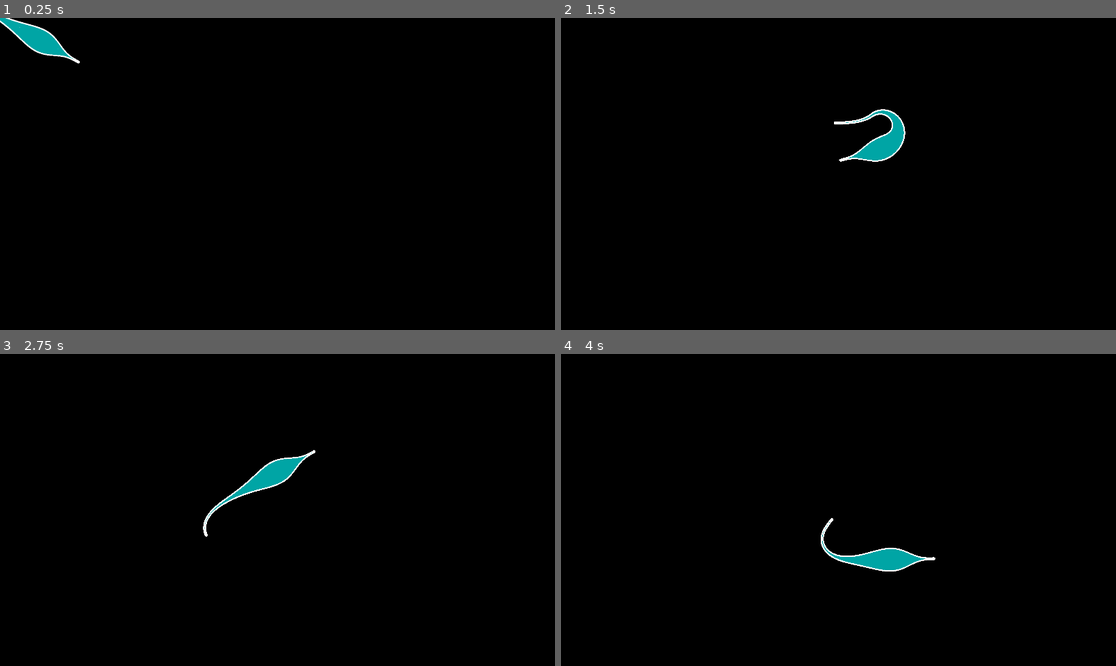
Above: before the commit, frames 1-4 (two rows, left to right).
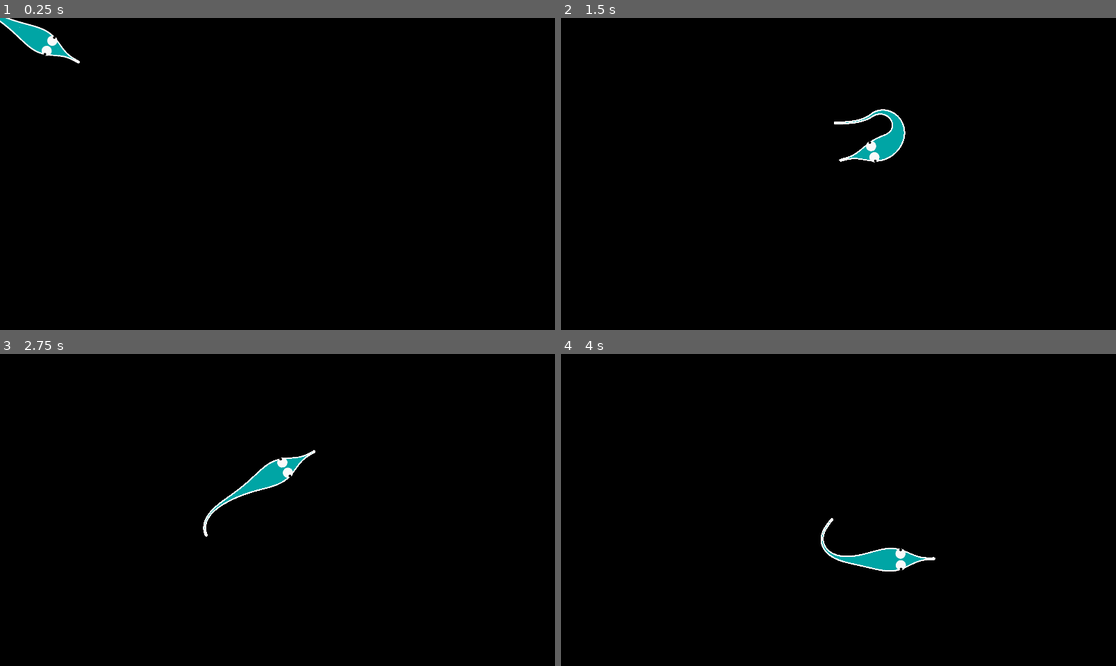
Above: after the commit, the same moments.

Repository: weedleeedle/worm-game
Game: Godot game, scene res://scene/main_scene/main_scene.tscn
The game is run twice, just before and just after one commit, with the same random seed, the same clock (stepped at 60 frames per second) and the same inputs.
Inputs (mouse positions are in pixels of both pictures, inside the frame that each line leads up to):
- Up to frame 1 (0.25 s): no input
- Up to frame 2 (1.5 s): move the mouse to (960, 158) at 0.52 s; move the mouse to (727, 189) at 1.27 s
- Up to frame 3 (2.75 s): move the mouse to (333, 441) at 2.02 s
- Up to frame 4 (4 s): move the mouse to (810, 572) at 2.77 s; move the mouse to (1005, 556) at 3.52 s

The runs differ from the first frame. In frame 1, 0.1% of the frame differs, in the area x 7-11%, y 5-13%; in frame 2, less than 0.1%; in frame 3, less than 0.1%; in frame 4, less than 0.1%.

Commit message:
Added accessory back in main scene

Diff:
--- a/scene/main_scene/main_scene.tscn
+++ b/scene/main_scene/main_scene.tscn
@@ -6,6 +6,8 @@
 [ext_resource type="Script" uid="uid://bubfxjvewqaj8" path="res://src/segment_constraints/segment_constraint.gd" id="4_bxhx3"]
 [ext_resource type="Script" uid="uid://df5fvyk41gl1y" path="res://src/segment_constraints/distance_constraint.gd" id="5_n4opw"]
 [ext_resource type="Script" uid="uid://bveufj3y2tke7" path="res://src/segment_constraints/angle_constraint.gd" id="6_1psi4"]
+[ext_resource type="Script" uid="uid://bmgkh06h8vagm" path="res://src/accessories/accessory.gd" id="7_abis2"]
+[ext_resource type="Script" uid="uid://phelohebufk8" path="res://src/accessories/scene_accessory.gd" id="8_gbtja"]
 [ext_resource type="Script" uid="uid://cwnncqtaoeyah" path="res://src/segment_constraints/follow_mouse_constraint.gd" id="9_bxhx3"]
 [ext_resource type="PackedScene" uid="uid://dn6j6tynciqx7" path="res://component/body_renderer/body_renderer.tscn" id="9_nbf3l"]
 [ext_resource type="Script" uid="uid://cai3g7scdoai3" path="res://src/outline/outline.gd" id="10_caomg"]
@@ -31,6 +33,12 @@
 sub_constraints = Array[ExtResource("4_bxhx3")]([SubResource("Resource_wfqtb"), SubResource("Resource_co2fn"), SubResource("Resource_caomg")])
 metadata/_custom_type_script = "uid://c36u81uwa6gu0"
 
+[sub_resource type="Resource" id="Resource_bxhx3"]
+script = ExtResource("8_gbtja")
+custom_model_scene = "uid://yjdocj0aocbt"
+placement = 0.2
+metadata/_custom_type_script = "uid://phelohebufk8"
+
 [sub_resource type="Resource" id="Resource_rdy5v"]
 script = ExtResource("10_caomg")
 outline_color = Color(1, 1, 1, 1)
@@ -51,6 +59,7 @@
 [node name="PropertyManager" parent="." unique_id=1227955740 instance=ExtResource("12_wfqtb")]
 iterator = ExtResource("2_co2fn")
 constraint = SubResource("Resource_vxise")
+accessories = Array[ExtResource("7_abis2")]([SubResource("Resource_bxhx3")])
 render_set = SubResource("Resource_fxesv")
 
 [connection signal="accessories_changed" from="PropertyManager" to="." method="_on_property_manager_accessories_changed"]
